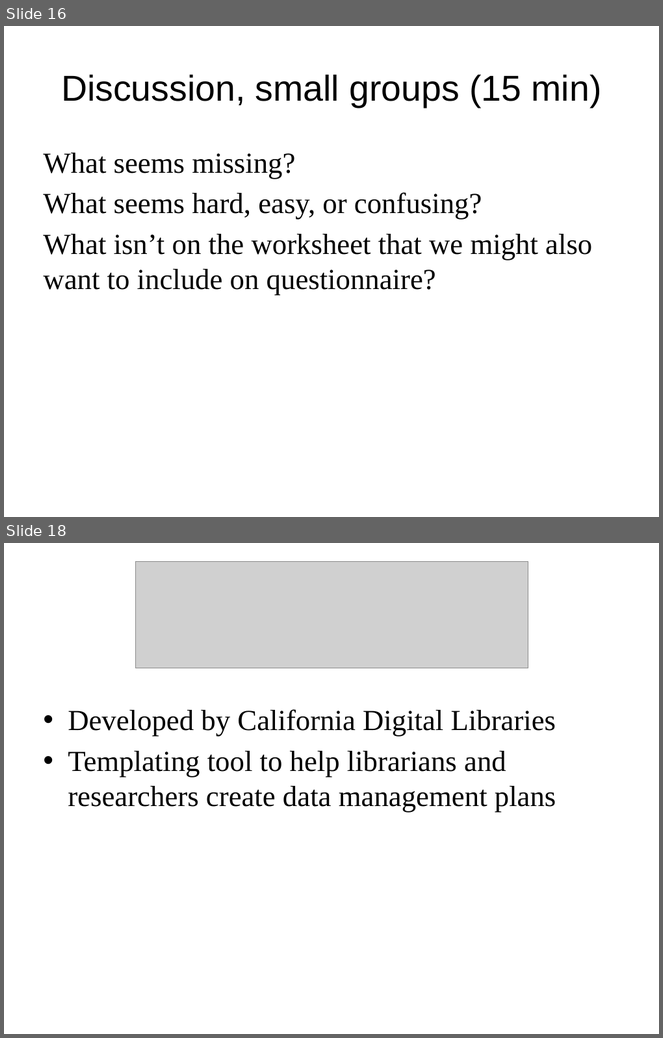
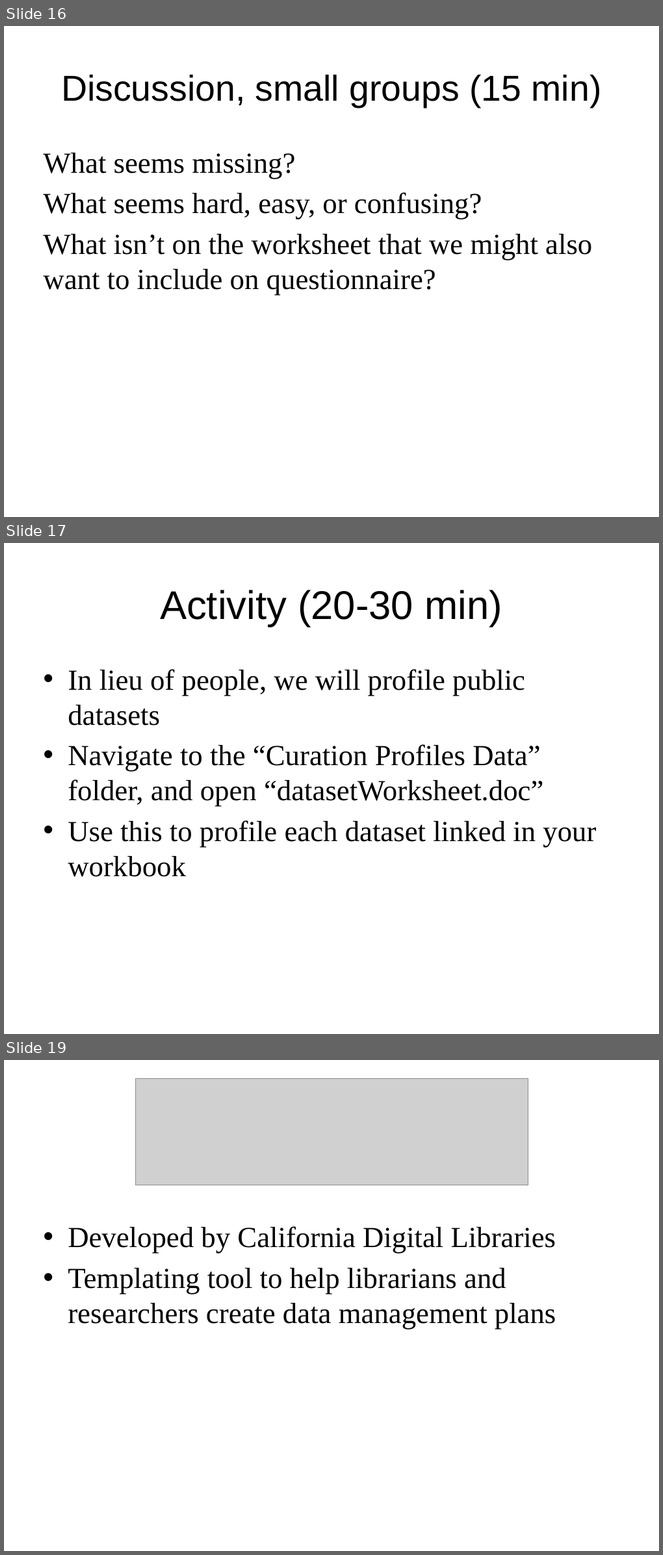
Before and after one commit to DataCurationWorkshop/HongKongCurationWorkshop, a slide deck: Day_1/Lab/Day_1_Lab_DCToolkit.pptx. Shown one above the other, each under a label of ours: slides 16 and 18 before the commit, slides 16, 17 and 19 after it; the slides between them are not shown. The pictures are 663x1038 and 663x1555 pixels, drawn with LibreOffice and Linux fonts; fonts in the diff are those of the drawing; grey boxes stand for pictures; background and template pictures are left out. Boxes give left, top, right and bottom in pixels: in the first picture for what was removed or moved away, otherwise in the second. Text is boxed around its words. In the diff, an @@ line names an element or a change of style, - is before the commit and + after.

```diff
--- a/Day_1/Lab/Day_1_Lab_DCToolkit.pptx
+++ b/Day_1/Lab/Day_1_Lab_DCToolkit.pptx
@@ slide 17 added at box(4, 543, 659, 1034), background #FFFFFF @@
@@ title added at box(160, 590, 503, 627), 44 pt, text #000000 @@
+Activity (20-30 min)
@@ text added at box(68, 669, 596, 877), 32 pt, text #000000 @@
+• In lieu of people, we will profile public datasets
+• Navigate to the “Curation Profiles Data” folder, and open “datasetWorksheet.doc”
+• Use this to profile each dataset linked in your workbook
@@ what was slide 18 is now slide 19 @@
```
Also in this commit, not shown: 2 slides changed.
